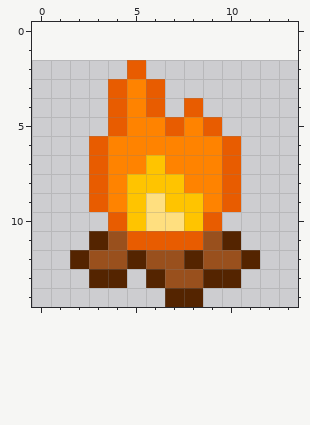
Pixel-art sprite: Assets/Sprites/Items/Campfire.png. Above, as it was before the edit.
The file is 14x14 pixels. The old version is drawn lined up with the new one, on the new canvas.
And afterwards:
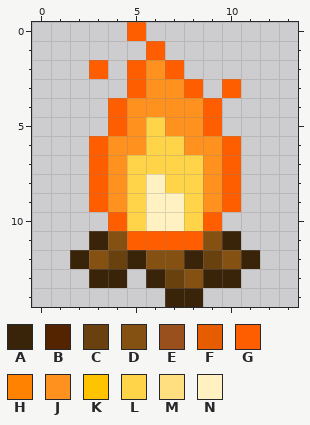
Palette (. is transparent): A #3a2409  B #542400  C #68410e  D #845112  E #99501d  F #e85c00  G #ff5e00  H #ff8300  J #ff911e  K #ffc400  L #ffd449  M #ffdf7f  N #fff1c1
Difference:
canvas 14x14 -> 14x15, the old top-left corner now at 0,2 (the part of the old canvas that was cut away was empty and is not shown)
Changed rows in their new state; - is an unchanged pixel.
first column x 2:
 0 ---G------
 1 ----G-----
 2 -G-GJG----
 3 --.GJJG-G-
 4 --GJJJJG--
 5 --GJLJJG--
 6 -GJJLLJJG-
 7 -GJLLLLJG-
 8 -GJLNLLJG-
 9 -GJLNNLJG-
10 --GLNNLG--
11 -ADGGGGDA-
12 ADCADDACDA
13 -AA-ACDAA-
14 -----AA---
Pixel boxes of the changes (left, top, right, bottom) in both pictures:
changed: (70, 22, 260, 307)
